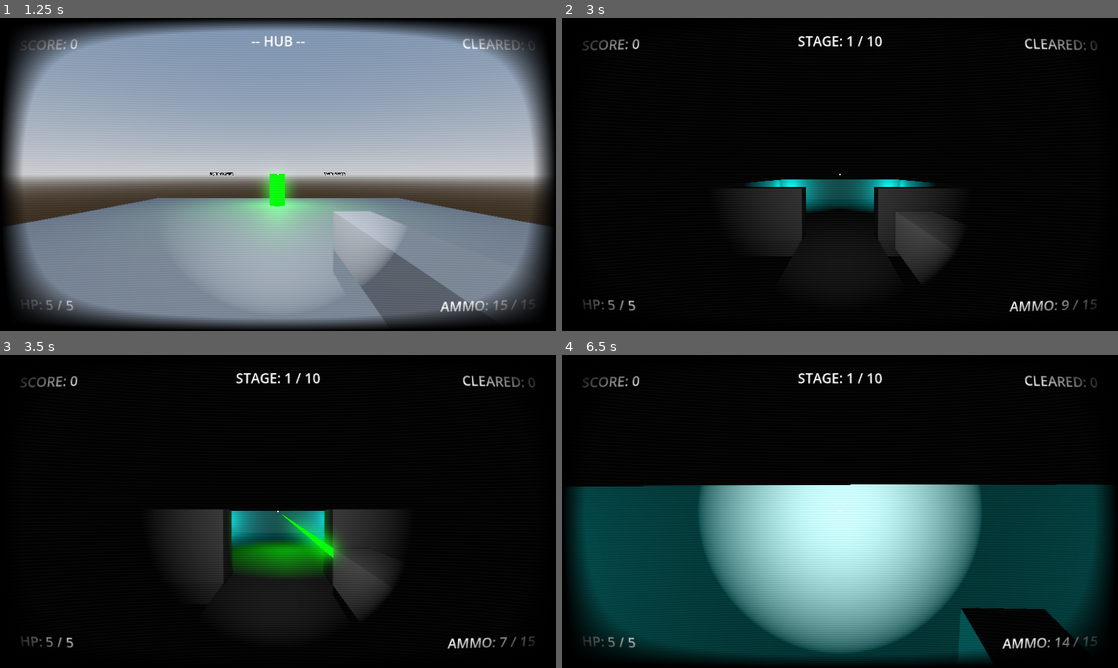
Above: before the commit, frames 1-4 (two rows, left to right).
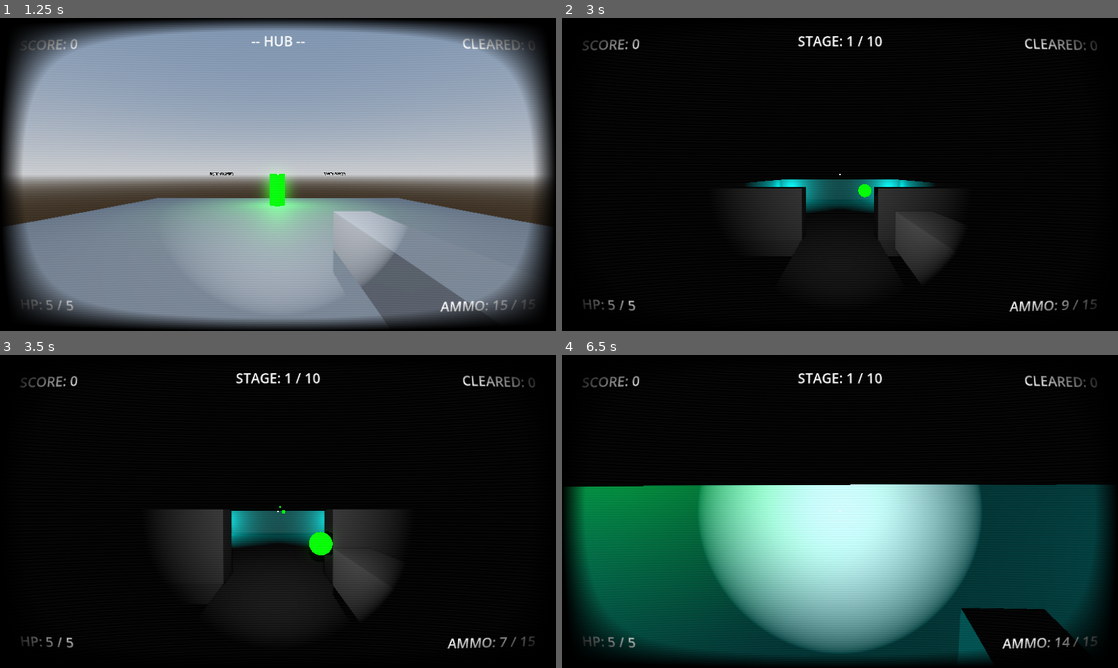
Above: after the commit, the same moments.

Repository: EnderiousGaming/R0-0TRoguelike
Game: Godot game, scene res://scenes/main_menu.tscn
The game is run twice, just before and just after one commit, with the same random seed, the same clock (stepped at 60 frames per second) and the same inputs.
Inputs (mouse positions are in pixels of both pictures, inside the frame that each line leads up to):
- Up to frame 1 (1.25 s): click "Start" at 0.5 s
- Up to frame 2 (3 s): move the mouse to (867, 174) at 1.27 s; press the mouse at (867, 174) at 1.28 s; hold W (move_forward) from 1.28 s (still down); tap Space (jump) at 1.52, 2.27 s; move the mouse to (812, 174) at 2.02 s; release the mouse at (812, 174) at 2.03 s; tap Shift (dash) at 2.1 s; click (812, 174) at 2.3 s; move the mouse to (851, 168) at 2.77 s; press the mouse at (851, 168) at 2.78 s
- Up to frame 3 (3.5 s): keep holding W (move_forward)
- Up to frame 4 (6.5 s): keep holding W (move_forward); move the mouse to (834, 517) at 3.52 s; release the mouse at (834, 517) at 3.53 s; click (834, 517) at 3.6 s; tap Space (jump) at 3.77, 4.52, 5.27 s; move the mouse to (878, 514) at 4.27 s; press the mouse at (878, 514) at 4.28 s; tap Shift (dash) at 4.35 s; tap R (reload) at 4.9 s; move the mouse to (795, 508) at 5.02 s; release the mouse at (795, 508) at 5.03 s; click (795, 508) at 5.1 s; move the mouse to (845, 511) at 5.77 s; press the mouse at (845, 511) at 5.78 s

Frame 1 is identical in both runs. In frame 2, less than 0.1% of the frame differs, in the area x 53-56%, y 53-58%; in frame 3, 2.4%; in frame 4, 11%, in the area x 1-41%, y 41-78%.

Commit message:
Changed blaster bolts to be projectiles rather than hitscan

Diff:
--- a/scenes/damage_number.tscn
+++ b/scenes/damage_number.tscn
@@ -5,6 +5,8 @@
 [node name="DamageNumber" type="Label3D" unique_id=966419938]
 billboard = 1
 no_depth_test = true
+fixed_size = true
 modulate = Color(1, 1, 0, 1)
 text = "100"
+font_size = 16
 script = ExtResource("1_aie4f")
--- /dev/null
+++ b/scenes/player_projectile.tscn
@@ -0,0 +1,35 @@
+[gd_scene format=3 uid="uid://ca47is1fr2hsj"]
+
+[ext_resource type="Script" uid="uid://td5yfkl8m4g5" path="res://scripts/player_projectile.gd" id="1_lqp5n"]
+
+[sub_resource type="StandardMaterial3D" id="StandardMaterial3D_lqp5n"]
+albedo_color = Color(0, 1, 0, 1)
+emission_enabled = true
+emission = Color(0, 1, 0, 1)
+
+[sub_resource type="SphereMesh" id="SphereMesh_at7aw"]
+material = SubResource("StandardMaterial3D_lqp5n")
+radius = 0.1
+height = 0.2
+
+[sub_resource type="SphereShape3D" id="SphereShape3D_lqp5n"]
+radius = 0.1
+
+[node name="PlayerProjectile" type="Area3D" unique_id=1776796800]
+script = ExtResource("1_lqp5n")
+
+[node name="MeshInstance3D" type="MeshInstance3D" parent="." unique_id=1190811363]
+mesh = SubResource("SphereMesh_at7aw")
+
+[node name="CollisionShape3D" type="CollisionShape3D" parent="." unique_id=1774656776]
+shape = SubResource("SphereShape3D_lqp5n")
+
+[node name="OmniLight3D" type="OmniLight3D" parent="." unique_id=1502696726]
+light_color = Color(0, 1, 0, 1)
+omni_range = 1.0
+
+[node name="Timer" type="Timer" parent="." unique_id=422619442]
+wait_time = 3.0
+autostart = true
+
+[connection signal="timeout" from="Timer" to="." method="_on_timer_timeout"]
--- a/scripts/player.gd
+++ b/scripts/player.gd
@@ -22,6 +22,7 @@
 var fire_cooldown = 0.0
 var is_reloading = false
 var reload_timer = 0.0
+const BULLET = preload("res://scenes/player_projectile.tscn")
 
 # --- SWORD COMBAT ---
 var sword_damage = 3
@@ -257,25 +258,23 @@
 			swing_sword()
 
 func fire_weapon():
-	var hit_distance = 50.0
-
+	# 1. Figure out exactly what the center crosshair is looking at
+	var target_point = Vector3.ZERO
 	if aim_raycast.is_colliding():
-		var target = aim_raycast.get_collider()
-		hit_distance = aim_raycast.global_position.distance_to(aim_raycast.get_collision_point())
-
-		print("Target hit: ", target.name, " | Distance: ", hit_distance)
-
-		if target.has_method("take_damage"):
-			target.take_damage(RunManager.laser_damage)
-		else:
-			print("Fired into the void. Defaulting to 50m.")
-
-	# Render the laser beam
-	hit_distance = max(hit_distance, 0.5) # Minimum length safety net
-	laser_pivot.scale.z = hit_distance
-	laser_pivot.visible = true
-	await get_tree().create_timer(0.05).timeout
-	laser_pivot.visible = false
+		target_point = aim_raycast.get_collision_point()
+	else:
+		# If pointing at the sky, just aim 50 meters straight ahead
+		target_point = aim_raycast.global_position - aim_raycast.global_transform.basis.z * 50.0
+
+	# 2. Spawn the physical bullet
+	var bullet = BULLET.instantiate()
+	get_parent().add_child(bullet)
+
+	# 3. Position the bullet at the tip of the gun
+	bullet.global_position = blaster_mesh.global_position
+
+	# 4. Aim the bullet perfectly at the crosshair's target
+	bullet.look_at(target_point, Vector3.UP)
 
 func swing_sword():
 	is_swinging = true
--- /dev/null
+++ b/scripts/player_projectile.gd
@@ -0,0 +1,22 @@
+extends Area3D
+
+const SPEED = 40.0
+
+func _physics_process(delta):
+	# Always fly straight forward in local space
+	position -= transform.basis.z * SPEED * delta
+
+func _on_timer_timeout():
+	queue_free() # Self-destruct after 3 seconds
+
+func _on_body_entered(body):
+	# Ignore R0-0T completely
+	if body.is_in_group("player"):
+		return
+
+	# If we hit an enemy, deal damage based on our RunManager stats!
+	if body.has_method("take_damage"):
+		body.take_damage(RunManager.laser_damage)
+
+	# For now, delete the bullet the instant it hits ANYTHING else (walls, enemies, etc.)
+	queue_free()
Not shown, added: scripts/player_projectile.gd.uid
